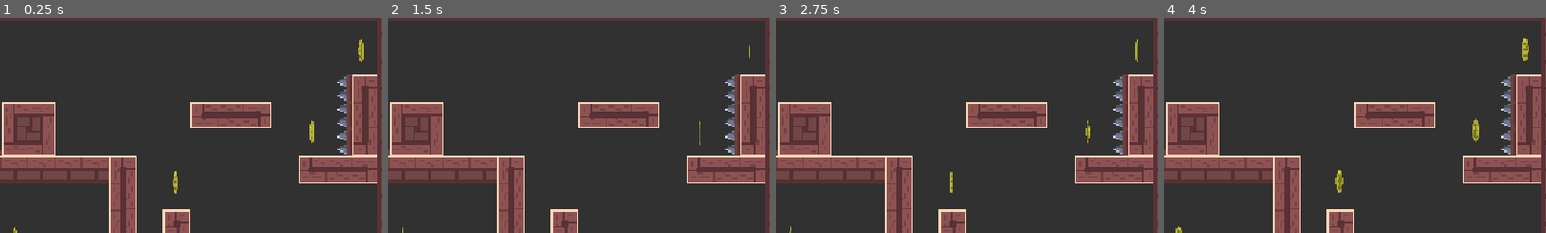
Above: before the commit, frames 1-4 (left to right).
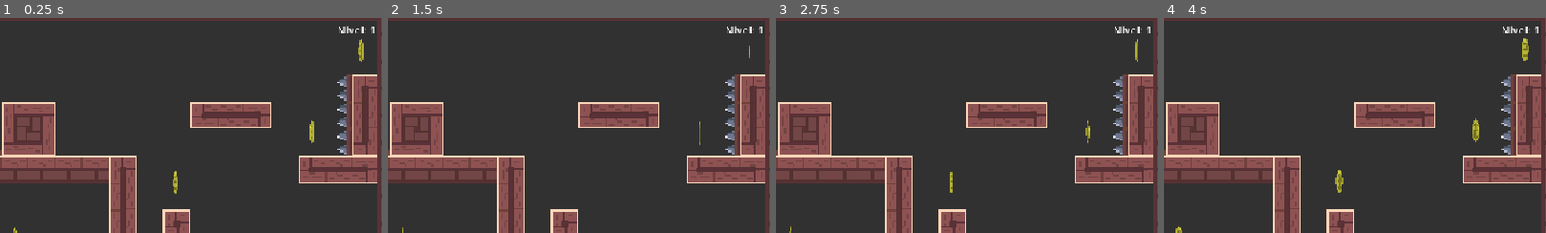
Above: after the commit, the same moments.

Repository: Marcausente/KnightGame2DGodot
Game: Godot game, scene res://Escenas/escena_principal/escena_principal.tscn
Two runs of this game, one before a commit and one after it. Both use one fixed random seed, a clock stepped at 60 frames per second and the inputs below.
Inputs:
- Up to frame 1 (0.25 s): no input
- Up to frame 2 (1.5 s): hold D (derecha) from 0.53 s (still down); tap W (saltar) at 0.77 s
- Up to frame 3 (2.75 s): tap W (saltar) at 1.52 s; release D (derecha) at 2.03 s; hold A (izquierda) from 2.03 s (still down)
- Up to frame 4 (4 s): release A (izquierda) at 2.78 s; hold D (derecha) from 2.78 s (still down); tap W (saltar) at 3.02, 3.77 s
The pictures show only the part of the screen within x 46-96%, y 5-55%; the shares and areas given below are measured in that part.

The runs differ from the first frame. In frame 1, 0.1% of the frame differs, in the area x 88-98%, y 3-8%; in frame 2, 0.1%; in frame 3, 0.1%; in frame 4, 0.1%.

Commit message:
FEAT: Implementado contador de niveles funcional

Diff:
--- a/Escenas/ContadorMonedas/contador_monedas.gd
+++ b/Escenas/ContadorMonedas/contador_monedas.gd
@@ -6,7 +6,7 @@
 func _ready() -> void:
 	ControladorGlobal.monedas_actualizado.connect(_actualizar_texto) #Si se conecta al contador global directamente ejecuta actualizar texto
 	ControladorGlobal.total_monedas_actualizado.connect(_actualizar_texto)
-#FALTA CONFUGURAR EL TOTAL DE MONEDAS, ES DECIR X/8 POR EJEMPLO
+
 func _actualizar_texto():
 	var MonedasTexto = str(ControladorGlobal.monedas)
 	var TotalMonedas = str(ControladorGlobal.total_monedas)
--- /dev/null
+++ b/Escenas/ContadorNivelActual/contador_nivel_actual.gd
@@ -0,0 +1,12 @@
+extends Control
+
+@export var label: Label
+
+# Called when the node enters the scene tree for the first time.
+func _ready() -> void:
+	ControladorGlobal.nivelActual_actualizado.connect(_actualizar_nivel)
+
+
+func _actualizar_nivel():
+	var NivelActual = str(ControladorGlobal.nivelActual)
+	label.text = "Nivel: " + NivelActual
--- /dev/null
+++ b/Escenas/ContadorNivelActual/contador_nivel_actual.tscn
@@ -0,0 +1,21 @@
+[gd_scene format=3 uid="uid://c4h7hxpfbwyjc"]
+
+[ext_resource type="Script" uid="uid://dqal0xbx1tgji" path="res://Escenas/ContadorNivelActual/contador_nivel_actual.gd" id="1_si8ng"]
+
+[node name="contador_nivel_actual" type="Control" unique_id=1246514060 node_paths=PackedStringArray("label")]
+layout_mode = 3
+anchors_preset = 15
+anchor_right = 1.0
+anchor_bottom = 1.0
+grow_horizontal = 2
+grow_vertical = 2
+script = ExtResource("1_si8ng")
+label = NodePath("Label")
+
+[node name="Label" type="Label" parent="." unique_id=1903821809]
+layout_mode = 0
+offset_left = 1044.0
+offset_top = 41.0
+offset_right = 1101.0
+offset_bottom = 64.0
+text = "Nivel: 1"
--- a/Escenas/escena_principal/escena_principal.gd
+++ b/Escenas/escena_principal/escena_principal.gd
@@ -33,6 +33,7 @@
 
 func siguiente_nivel():
 	_nivel_actual += 1
+	ControladorGlobal.nivel_actual(_nivel_actual)
 	ControladorGlobal.resetear_moneda() #Resetea el contador de monedas
 	_eliminar_nivel() #Ejecuta la funcion eliminar nivel
 	_crear_nivel.call_deferred(_nivel_actual) #Y lo volvemos a cargar, call deferred es para eviatar errores y cargarlo al final del frame
--- a/Escenas/escena_principal/escena_principal.tscn
+++ b/Escenas/escena_principal/escena_principal.tscn
@@ -4,6 +4,7 @@
 [ext_resource type="PackedScene" uid="uid://huhdnbnxbcpd" path="res://Escenas/Nivel1/nivel_1.tscn" id="2_m20ff"]
 [ext_resource type="PackedScene" uid="uid://d0qnflpp2te2c" path="res://Escenas/nivel2/nivel_2.tscn" id="3_1ccjb"]
 [ext_resource type="AudioStream" uid="uid://00elmql2lxcd" path="res://sounds/level1music.wav" id="4_opvmk"]
+[ext_resource type="PackedScene" uid="uid://c4h7hxpfbwyjc" path="res://Escenas/ContadorNivelActual/contador_nivel_actual.tscn" id="5_dc0xd"]
 [ext_resource type="PackedScene" uid="uid://dtuiek0spxhu0" path="res://Escenas/ContadorMonedas/contador_monedas.tscn" id="5_p5hqc"]
 
 [node name="EscenaPrincipal" type="Node2D" unique_id=1545721947]
@@ -21,6 +22,8 @@
 
 [node name="CanvasLayer" type="CanvasLayer" parent="." unique_id=1143300815]
 
+[node name="contador_nivel_actual" parent="CanvasLayer" unique_id=1246514060 instance=ExtResource("5_dc0xd")]
+
 [node name="ContadorMonedas" parent="CanvasLayer" unique_id=1403790335 instance=ExtResource("5_p5hqc")]
 offset_left = 7.0
 offset_top = 2.0
--- a/Scripts/Controlador_global.gd
+++ b/Scripts/Controlador_global.gd
@@ -2,7 +2,9 @@
 
 signal monedas_actualizado
 signal total_monedas_actualizado
+signal nivelActual_actualizado
 
+var nivelActual: int = 1
 var monedas: int
 var total_monedas: int = 0
 
@@ -17,3 +19,7 @@
 func monedas_totales(monedasTotal):
 	total_monedas = monedasTotal
 	total_monedas_actualizado.emit()
+
+func nivel_actual(nivel):
+	nivelActual = nivel
+	nivelActual_actualizado.emit()
Not shown, added: Escenas/ContadorNivelActual/contador_nivel_actual.gd.uid
